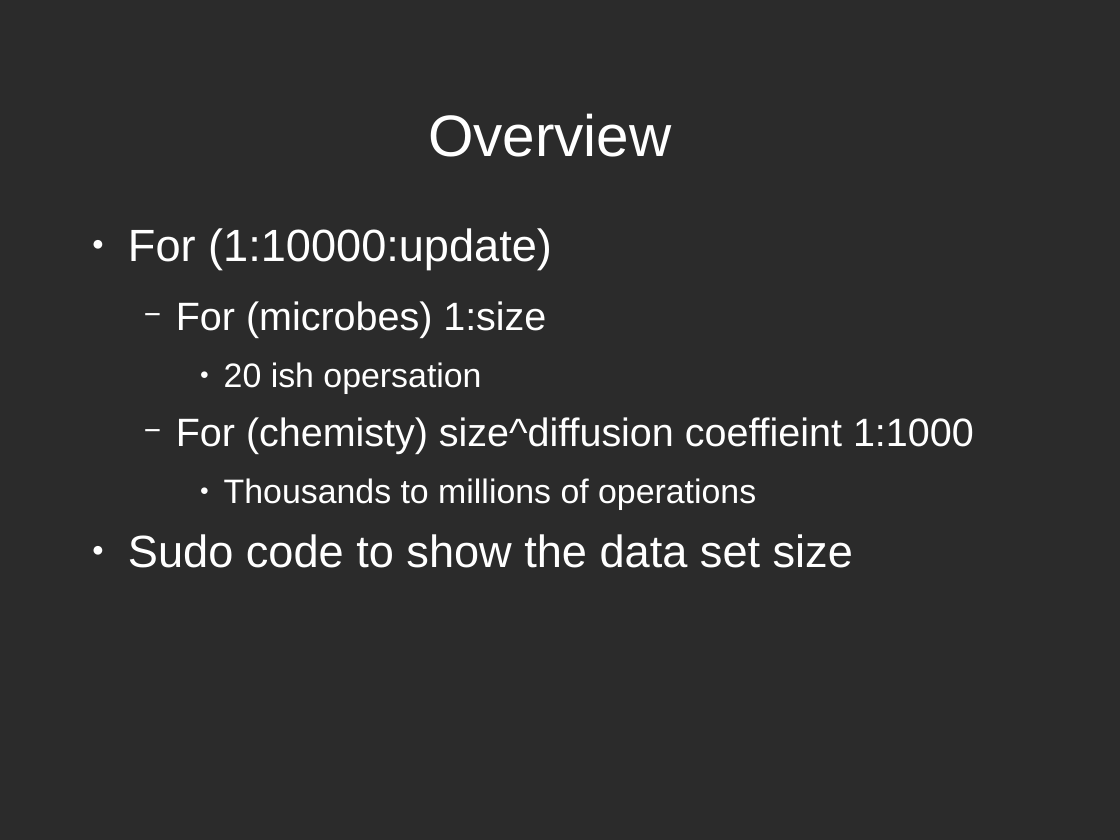
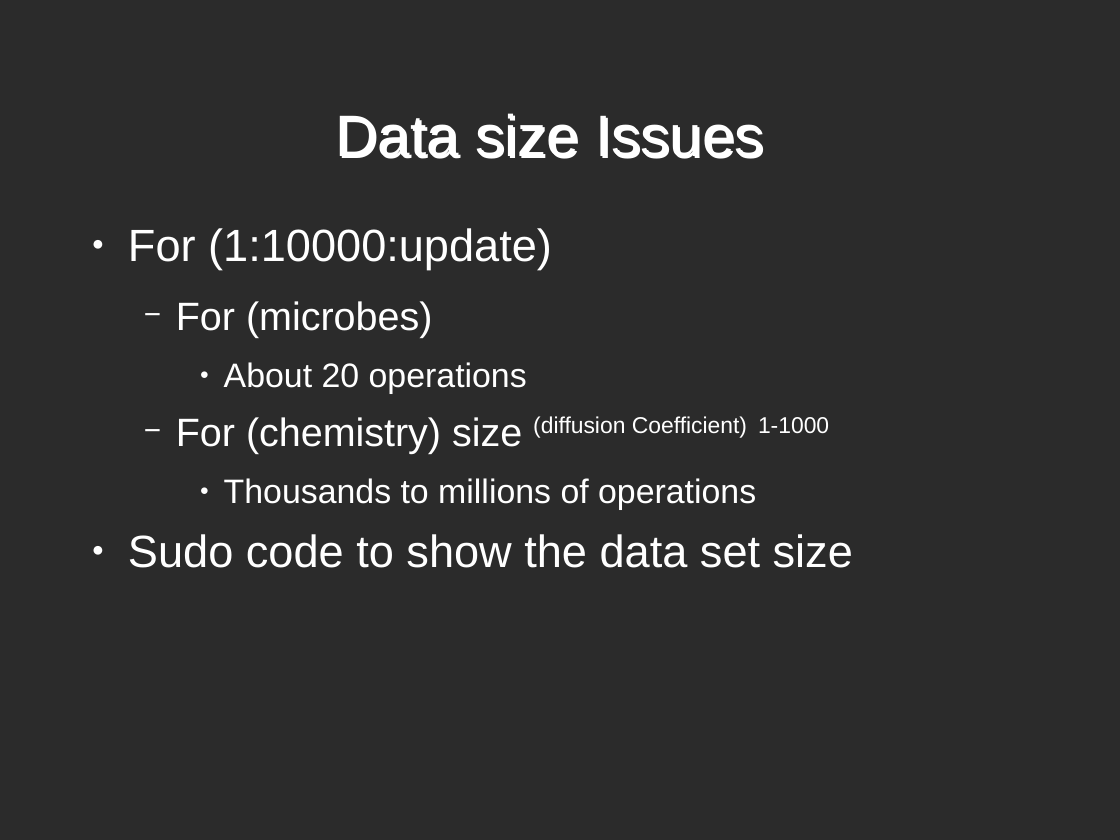
Before and after one commit to T1M3L05T/Senior-project, a slide deck: slide 8 of Documents/Presentation.odp (slide 6 before the commit). Drawn at 1120x840 pixels with LibreOffice and Linux fonts; fonts in the diff are those of the drawing; background and template pictures are left out; a plain dark background stands for a picture behind light text. Boxes give left, top, right and bottom in pixels: in the first picture for what was removed or moved away, otherwise in the second. Text is boxed around its words. In the diff, an @@ line names an element or a change of style, - is before the commit and + after.

```diff
--- a/Documents/Presentation.odp
+++ b/Documents/Presentation.odp
@@ title at (336,113,764,159): text changed @@
-Overview
+Data size Issues
@@ text at (176,301,829,453): text changed @@
-  − For (microbes) 1:size
-    ● 20 ish opersation
-  − For (chemisty) size^diffusion coeffieint 1:1000
+  − For (microbes)
+    ● About 20 operations
+  − For (chemistry) size (diffusion Coefficient) 1-1000
```
Also in this commit, not shown: 3 other slides changed, 7 slides added, 3 slides removed, 25 other files.
